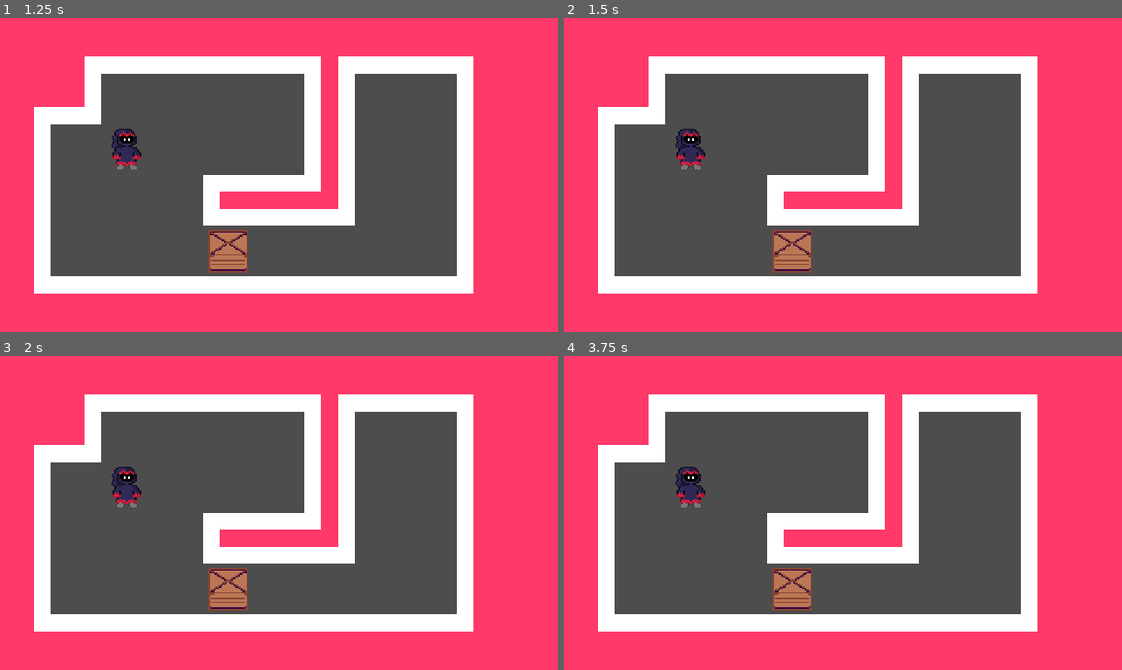
Above: before the commit, frames 1-4 (two rows, left to right).
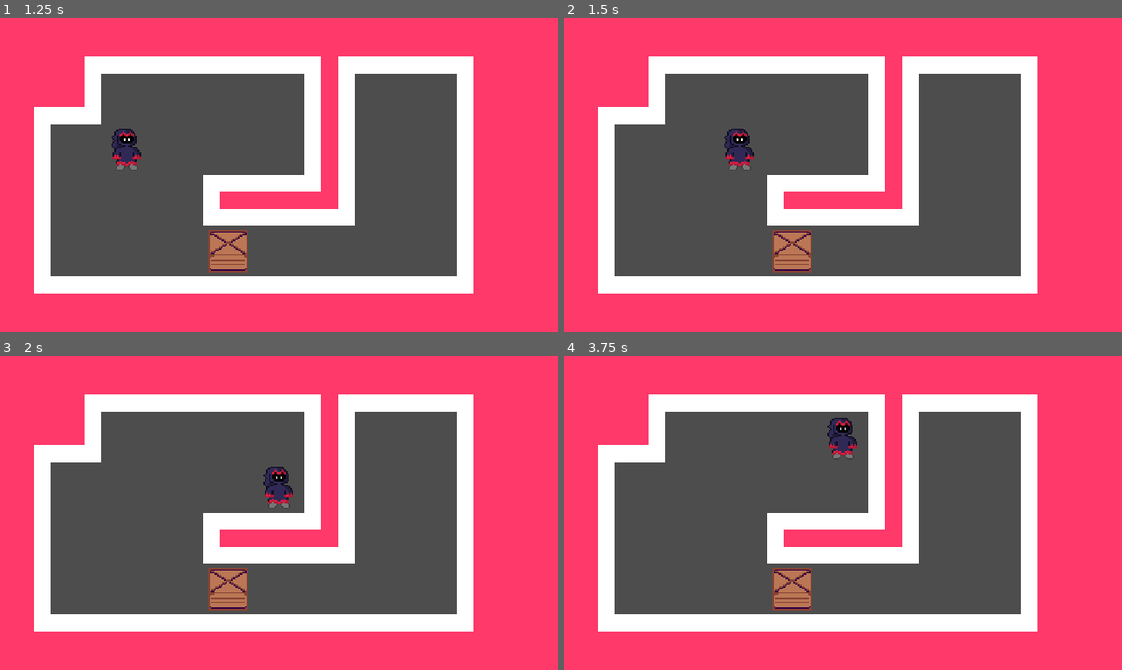
Above: after the commit, the same moments.

Repository: danielday-dev/PirateJam15
Game: Godot game, scene res://Scenes/LevelSelect.tscn
Same seed, same stepped clock (60 frames per second), same inputs: the game is played once before the commit and once after it.
Inputs:
- Up to frame 1 (1.25 s): click "0" at 0.5 s
- Up to frame 2 (1.5 s): tap Enter at 1.25 s; hold D (player_movement_right, bound only after the commit) from 1.28 s (still down)
- Up to frame 3 (2 s): keep holding D (player_movement_right, bound only after the commit)
- Up to frame 4 (3.75 s): release D (player_movement_right, bound only after the commit) at 2.03 s; hold S (player_movement_down, bound only after the commit) 2.03-2.78 s; tap Space at 2.75 s; hold D (player_movement_right, bound only after the commit) 2.78-3.53 s; tap Enter at 3.5 s; hold W (player_movement_up, bound only after the commit) from 3.53 s (still down)

Frame 1 is identical in both runs. In frame 2, 1.0% of the frame differs, in the area x 20-35%, y 35-49%; in frame 3, 1.0%; in frame 4, 1.0%.

Commit message:
Simple player movement + animation lerp curve added.

Diff:
--- a/Assets/Levels/LevelBase.tscn
+++ b/Assets/Levels/LevelBase.tscn
@@ -1,9 +1,13 @@
-[gd_scene load_steps=5 format=3 uid="uid://ceox7v6p25unb"]
+[gd_scene load_steps=6 format=3 uid="uid://ceox7v6p25unb"]
 
 [ext_resource type="TileSet" uid="uid://c1tgrgs3ys4wn" path="res://Assets/Levels/Tilesets/Walls.tres" id="1_7reon"]
 [ext_resource type="Script" path="res://Assets/Levels/Level.gd" id="1_rok26"]
 [ext_resource type="TileSet" uid="uid://bk1b8h00etn7q" path="res://Assets/Levels/Tilesets/Entities.tres" id="2_6agm3"]
 [ext_resource type="Script" path="res://Assets/Levels/ObjectProcess.gd" id="2_na5lr"]
+
+[sub_resource type="Curve" id="Curve_214x6"]
+_data = [Vector2(0, 0), 0.0, 0.0, 0, 0, Vector2(0.554585, 0.241758), 0.0, 0.0, 0, 0, Vector2(1, 1), 5.17277, 0.0, 0, 0]
+point_count = 3
 
 [node name="Level" type="Node2D"]
 script = ExtResource("1_rok26")
@@ -12,6 +16,7 @@
 
 [node name="Objects" type="Node2D" parent="."]
 script = ExtResource("2_na5lr")
+animationLerp = SubResource("Curve_214x6")
 
 [node name="Animation" type="TileMap" parent="Objects"]
 tile_set = ExtResource("2_6agm3")
--- a/Assets/Levels/ObjectProcess.gd
+++ b/Assets/Levels/ObjectProcess.gd
@@ -1 +1,95 @@
 extends Node2D
+
+func _process(delta):
+	if (animationProcessing):
+		processAnimation(delta);
+	else:
+		processInput();
+
+func getPlayerPos() -> Array:
+	var entityRect : Rect2i = $Entities.get_used_rect();
+	for x in range(entityRect.size.x):
+		for y in range(entityRect.size.y):
+			var pos : Vector2i = Vector2i(x, y) + entityRect.position;
+			if ($Entities.get_cell_atlas_coords(0, pos).x == 0):
+				return [true, pos];
+	return [false, Vector2i(-9999, -9999)];
+
+func checkIfWall(pos : Vector2i) -> bool:
+	var wallRect : Rect2i = $Walls.get_used_rect();
+	if (!wallRect.has_point(pos)): return false;
+	return $Walls.get_cell_source_id(0, pos) == 0;
+
+var inputMovementLastPrioritizedY : bool = false;
+func processInput():
+	var movement : Vector2i = Vector2i(
+		Input.get_axis("player_movement_left", "player_movement_right"),
+		Input.get_axis("player_movement_up", "player_movement_down"),
+	);
+	if (movement.length_squared() <= 0):
+		return;
+
+	# Only one movement axis at a time please.
+	if (abs(movement.x) == abs(movement.y)):
+		inputMovementLastPrioritizedY = !inputMovementLastPrioritizedY;
+		if (inputMovementLastPrioritizedY): movement.y = 0;
+		else: movement.x = 0;
+
+	var playerPos : Vector2i;
+	match (getPlayerPos()):
+		[ false, _ ]:
+			printerr("Failed to find player.")
+			return;
+		[ true, var playerPosUntyped]:
+			playerPos = playerPosUntyped;
+
+	# Check for wall.
+	var targetPos : Vector2i = playerPos + movement;
+	if (checkIfWall(targetPos)): return
+
+	# Get target information.
+	var entityRect : Rect2i = $Entities.get_used_rect();
+	var targetInEntityRect = entityRect.has_point(targetPos);
+
+	# Get player information.
+	var playerSource : int = $Entities.get_cell_source_id(0, playerPos);
+	var playerAtlas : Vector2i = $Entities.get_cell_atlas_coords(0, playerPos);
+
+	# Make sure an entity isnt in the way.
+	# TODO: Process entity push.
+	if (targetInEntityRect && $Entities.get_cell_source_id(0, targetPos) != -1): return;
+
+	# Animation start.
+	$Entities.set_cell(0, playerPos);
+	$Animation.set_cell(0, playerPos, playerSource, playerAtlas);
+	# Set animation state stuff.
+	animationSource = playerSource;
+	animationAtlas = playerAtlas;
+	animationTarget = targetPos;
+	animationProcessing = true;
+	# Reset pos + set target.
+	$Animation.global_position = Vector2.ZERO;
+	animationProgress = 0;
+	animationMoveTarget = movement * $Entities.tile_set.tile_size;
+
+@export var animationTime : float = 0.2;
+@export var animationLerp : Curve;
+var animationProcessing : bool = false;
+var animationProgress : float = 0;
+var animationMoveTarget : Vector2 = Vector2.ZERO;
+var animationSource : int;
+var animationAtlas : Vector2i;
+var animationTarget : Vector2i = Vector2.ZERO;
+func processAnimation(delta):
+	# Update animation progress.
+	animationProgress = min(animationProgress + (delta / animationTime), 1.0);
+	# Move position.
+	$Animation.global_position = $Animation.global_position.lerp(animationMoveTarget, animationLerp.sample(animationProgress));
+
+	# If position reached, animation ended.
+	if (animationProgress < 1.0): return;
+
+	# Animation end.
+	animationProcessing = false;
+	$Animation.clear();
+	$Entities.set_cell(0, animationTarget, animationSource, animationAtlas);
--- a/project.godot
+++ b/project.godot
@@ -20,6 +20,29 @@
 window/size/viewport_height=360
 window/stretch/mode="canvas_items"
 
+[input]
+
+player_movement_left={
+"deadzone": 0.5,
+"events": [Object(InputEventKey,"resource_local_to_scene":false,"resource_name":"","device":-1,"window_id":0,"alt_pressed":false,"shift_pressed":false,"ctrl_pressed":false,"meta_pressed":false,"pressed":false,"keycode":0,"physical_keycode":65,"key_label":0,"unicode":97,"echo":false,"script":null)
+]
+}
+player_movement_right={
+"deadzone": 0.5,
+"events": [Object(InputEventKey,"resource_local_to_scene":false,"resource_name":"","device":-1,"window_id":0,"alt_pressed":false,"shift_pressed":false,"ctrl_pressed":false,"meta_pressed":false,"pressed":false,"keycode":0,"physical_keycode":68,"key_label":0,"unicode":100,"echo":false,"script":null)
+]
+}
+player_movement_up={
+"deadzone": 0.5,
+"events": [Object(InputEventKey,"resource_local_to_scene":false,"resource_name":"","device":-1,"window_id":0,"alt_pressed":false,"shift_pressed":false,"ctrl_pressed":false,"meta_pressed":false,"pressed":false,"keycode":0,"physical_keycode":87,"key_label":0,"unicode":119,"echo":false,"script":null)
+]
+}
+player_movement_down={
+"deadzone": 0.5,
+"events": [Object(InputEventKey,"resource_local_to_scene":false,"resource_name":"","device":-1,"window_id":0,"alt_pressed":false,"shift_pressed":false,"ctrl_pressed":false,"meta_pressed":false,"pressed":false,"keycode":0,"physical_keycode":83,"key_label":0,"unicode":115,"echo":false,"script":null)
+]
+}
+
 [rendering]
 
 textures/canvas_textures/default_texture_filter=0
